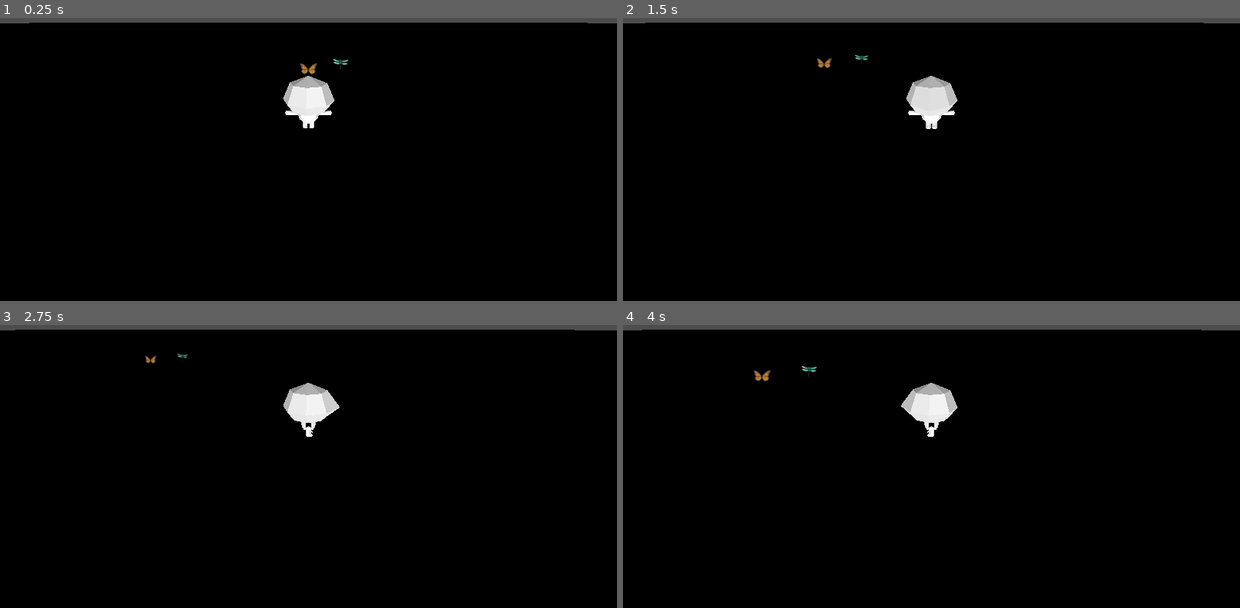
Above: before the commit, frames 1-4 (two rows, left to right).
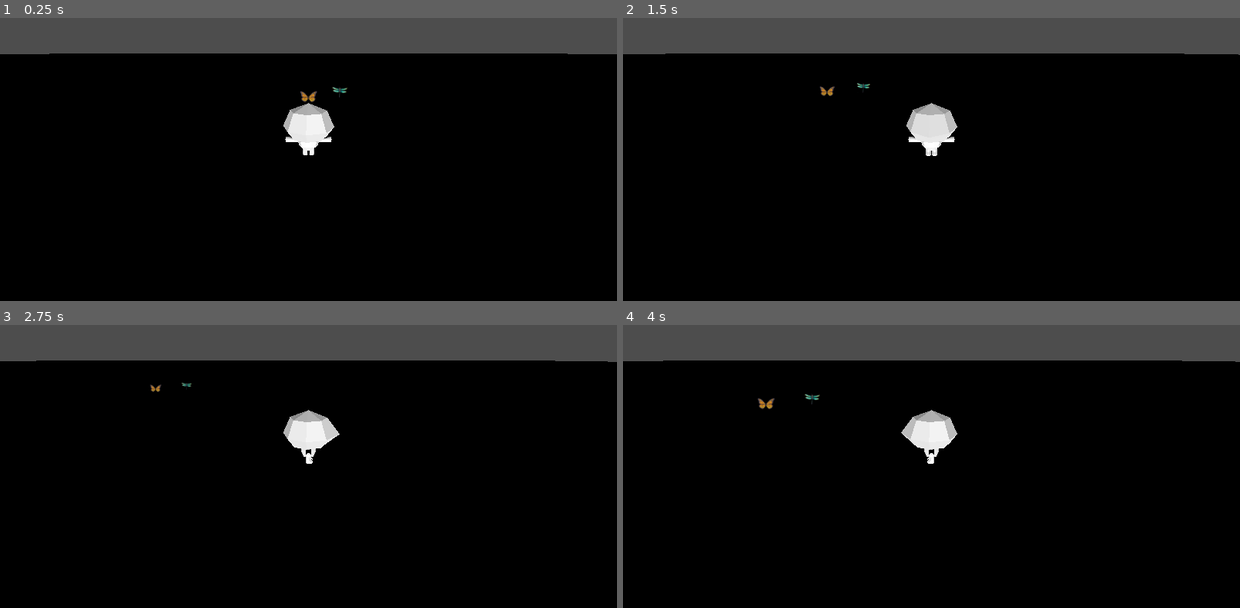
Above: after the commit, the same moments.

Repository: EagerBeaver98/jans-bugs
Game: Godot game, scene res://main.tscn
Two runs of this game, one before a commit and one after it. Both use one fixed random seed, a clock stepped at 60 frames per second and the inputs below.
Inputs (mouse positions are in pixels of both pictures, inside the frame that each line leads up to):
- Up to frame 1 (0.25 s): no input
- Up to frame 2 (1.5 s): tap Enter at 0.5 s; move the mouse to (1067, 111) at 0.52 s; hold D (move_right) 0.53-1.28 s; click (1067, 111) at 0.67 s; tap Space (jump) at 0.77 s; move the mouse to (808, 145) at 1.27 s; hold S (move_back) from 1.28 s (still down)
- Up to frame 3 (2.75 s): tap Space (jump) at 1.52 s; move the mouse to (370, 358) at 2.02 s; release S (move_back) at 2.03 s; hold D (move_right) from 2.03 s (still down)
- Up to frame 4 (4 s): move the mouse to (900, 503) at 2.77 s; release D (move_right) at 2.78 s; hold W (move_forward) 2.78-3.53 s; click (900, 503) at 2.92 s; tap Space (jump) at 3.02, 3.77 s; move the mouse to (1116, 486) at 3.52 s; hold A (move_left) from 3.53 s (still down)

The runs differ from the first frame. In frame 1, 13% of the frame differs, in the area x 0-100%, y 1-49%; in frame 2, 13%; in frame 3, 13%; in frame 4, 13%, in the area x 0-100%, y 1-50%.

Commit message:
Camera now centered onto player head

Diff:
--- a/camera_3d.gd
+++ b/camera_3d.gd
@@ -71,7 +71,7 @@
 	# caused the camera to stop following when the player moved/rotated.
 	var player_world_pos = get_parent().global_position
 	global_position = player_world_pos + adjusted_offset
-	look_at(player_world_pos, Vector3.UP)
+	look_at(player_world_pos + Vector3(0, 1, 0), Vector3.UP)
 
 
 func _check_ground_collision(offset: Vector3) -> Vector3:
